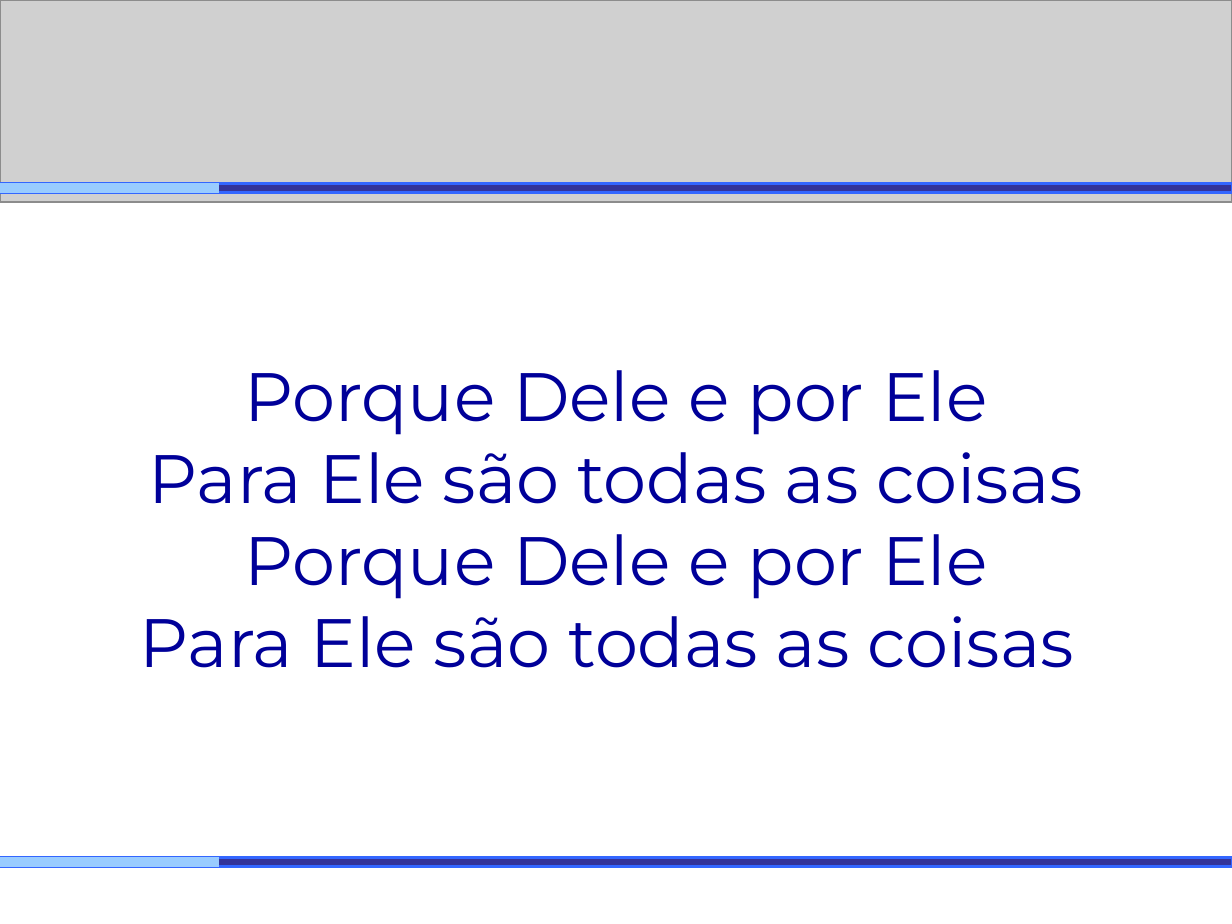
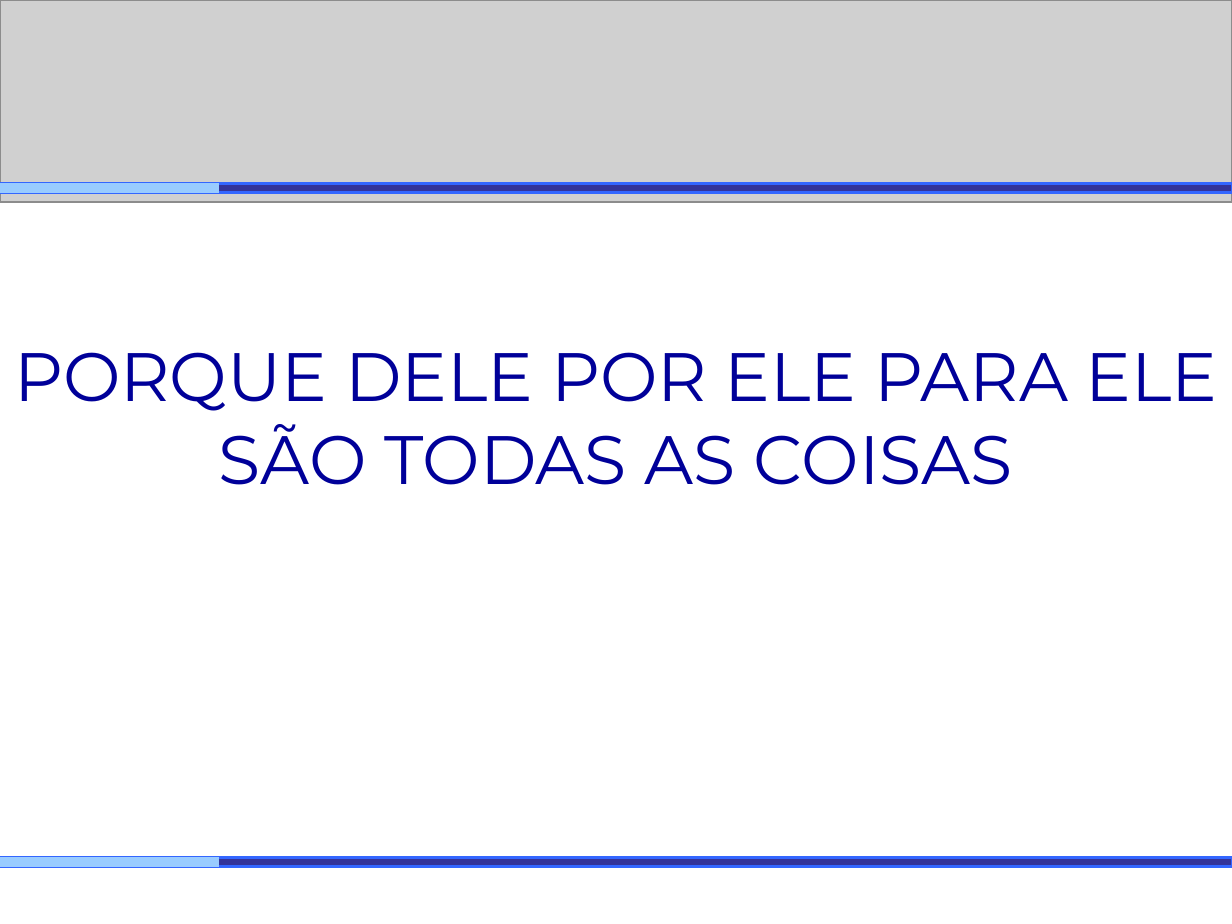
Before and after one commit to Werner1201/HinosIBNA, a slide deck: slide 1 of P/Porque Dele e por Ele.ppt. Drawn at 1232x924 pixels with LibreOffice and Linux fonts; fonts in the diff are those of the drawing; grey boxes stand for pictures. Boxes give left, top, right and bottom in pixels: in the first picture for what was removed or moved away, otherwise in the second. Text is boxed around its words. In the diff, an @@ line names an element or a change of style, - is before the commit and + after.

```diff
--- a/P/Porque Dele e por Ele.ppt
+++ b/P/Porque Dele e por Ele.ppt
@@ text at [14, 352, 1218, 485]: text changed @@
-Porque Dele e por Ele
-Para Ele são todas as coisas
-Porque Dele e por Ele
-Para Ele são todas as coisas
+PORQUE DELE POR ELE PARA ELE SÃO TODAS AS COISAS
```
Also in this commit, not shown: 21 other files.
